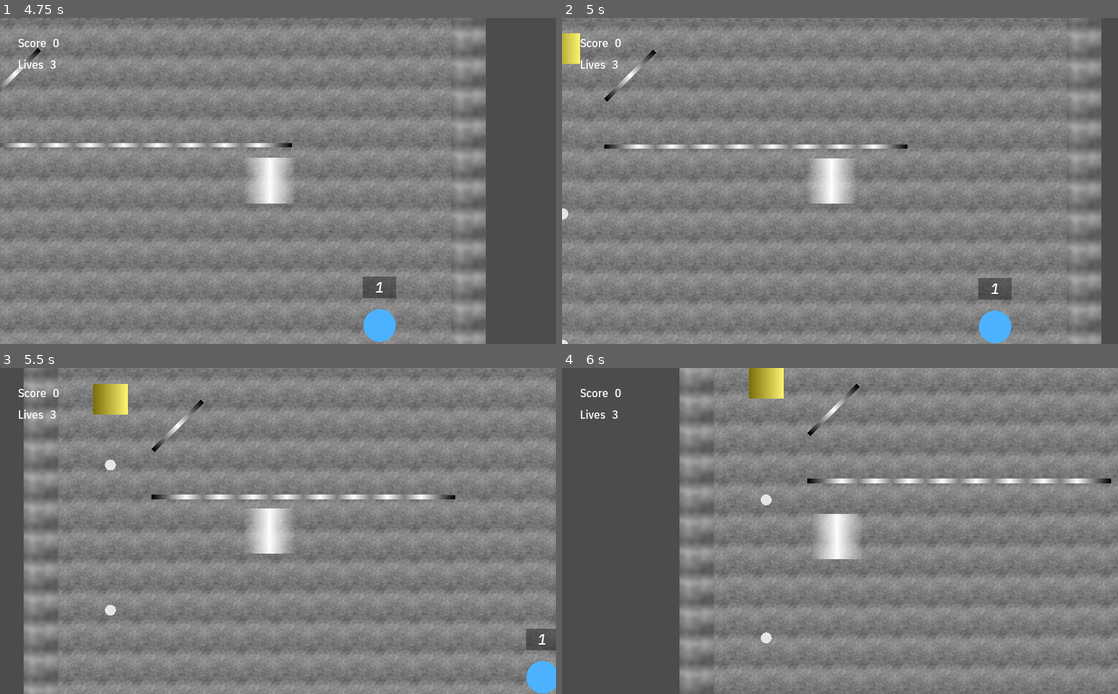
Above: before the commit, frames 1-4 (two rows, left to right).
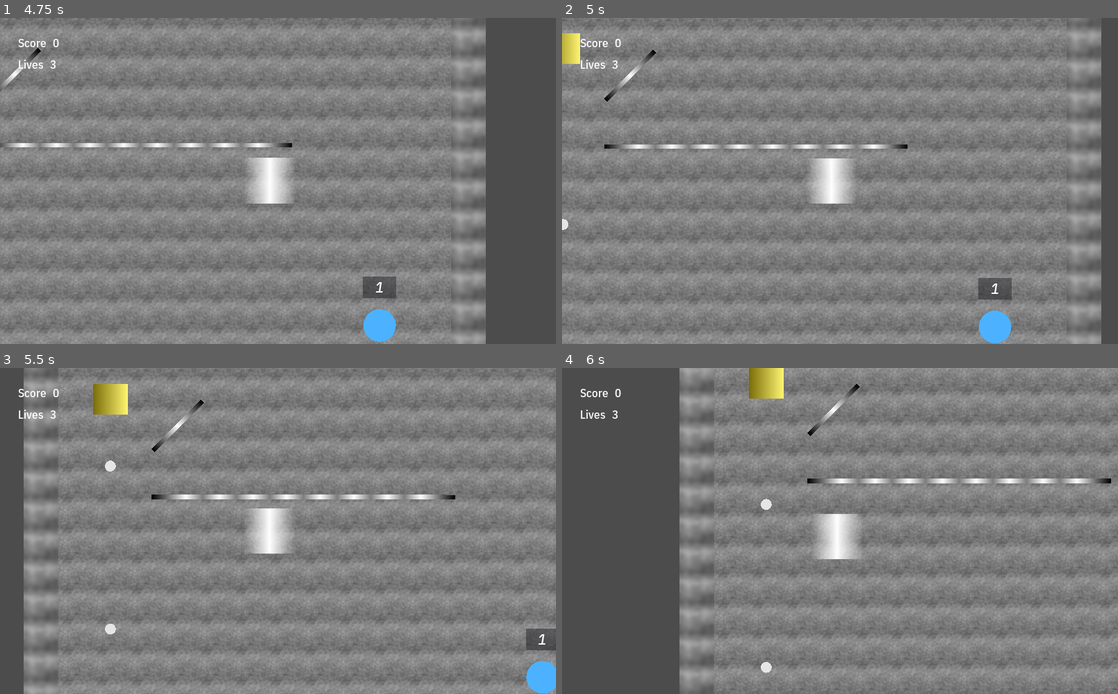
Above: after the commit, the same moments.

Repository: Calinou/escape-space
Game: Godot game, scene res://menu/main.tscn
Same seed, same stepped clock (60 frames per second), same inputs: the game is played once before the commit and once after it.
Inputs:
- Up to frame 1 (4.75 s): click "Play" at 0.5 s; tap Enter at 1.25 s; hold Right (move_right) 1.28-2.03 s; hold Down (move_down) 2.03-2.78 s; hold Right (move_right) 2.78-3.53 s; tap Space at 3.5 s; hold Up (move_up) 3.53-4.28 s; hold Left (move_left) from 4.28 s (still down)
- Up to frame 2 (5 s): keep holding Left (move_left)
- Up to frame 3 (5.5 s): keep holding Left (move_left)
- Up to frame 4 (6 s): release Left (move_left) at 5.78 s; hold Down (move_down) from 5.78 s (still down)

Frame 1 is identical in both runs. In frame 2, less than 0.1% of the frame differs, in the area x 0-2%, y 58-100%; in frame 3, 0.1%; in frame 4, 0.2%, in the area x 35-38%, y 38-94%.

Commit message:
Clamp the maximum ball speed to a reasonable value

Diff:
--- a/game/ball/ball.gd
+++ b/game/ball/ball.gd
@@ -9,6 +9,9 @@
 # The starting ball speed
 const BASE_SPEED = 275
 
+# The maximum ball speed
+const MAX_SPEED = 600
+
 # Speed factor on every bounce
 var speed_factor := 1.01
 
@@ -19,6 +22,8 @@
 	draw_circle(Vector2(), 10.0, Color(0.9, 0.9, 0.9, 1))
 
 func _integrate_forces(state: Physics2DDirectBodyState) -> void:
+	linear_velocity = linear_velocity.clamped(MAX_SPEED)
+
 	for body in get_colliding_bodies():
 		if body is Paddle:
 			claimed = true
--- a/game/ball/ball.tscn
+++ b/game/ball/ball.tscn
@@ -24,7 +24,7 @@
 mass = 1.0
 physics_material_override = SubResource( 1 )
 gravity_scale = 0.0
-custom_integrator = false
+custom_integrator = true
 continuous_cd = 0
 contacts_reported = 1
 contact_monitor = true
--- a/game/paddle/paddle.gd
+++ b/game/paddle/paddle.gd
@@ -11,20 +11,19 @@
 # The friction factor applied on each step
 const FRICTION = 0.89
 
-# Where the paddle is aiming to go
-var direction := Vector2()
+var motion := Vector2()
 
 func _physics_process(delta: float) -> void:
 	if Input.is_action_pressed("move_up"):
-		direction.y -= ACCELERATION * delta
+		motion.y -= ACCELERATION * delta
 	elif Input.is_action_pressed("move_down"):
-		direction.y += ACCELERATION * delta
+		motion.y += ACCELERATION * delta
 
 	if Input.is_action_pressed("move_left"):
-		direction.x -= ACCELERATION * delta
+		motion.x -= ACCELERATION * delta
 	elif Input.is_action_pressed("move_right"):
-		direction.x += ACCELERATION * delta
+		motion.x += ACCELERATION * delta
 
-	direction *= FRICTION
+	motion *= FRICTION
 
-	move_and_slide(direction)
+	move_and_slide(motion)
